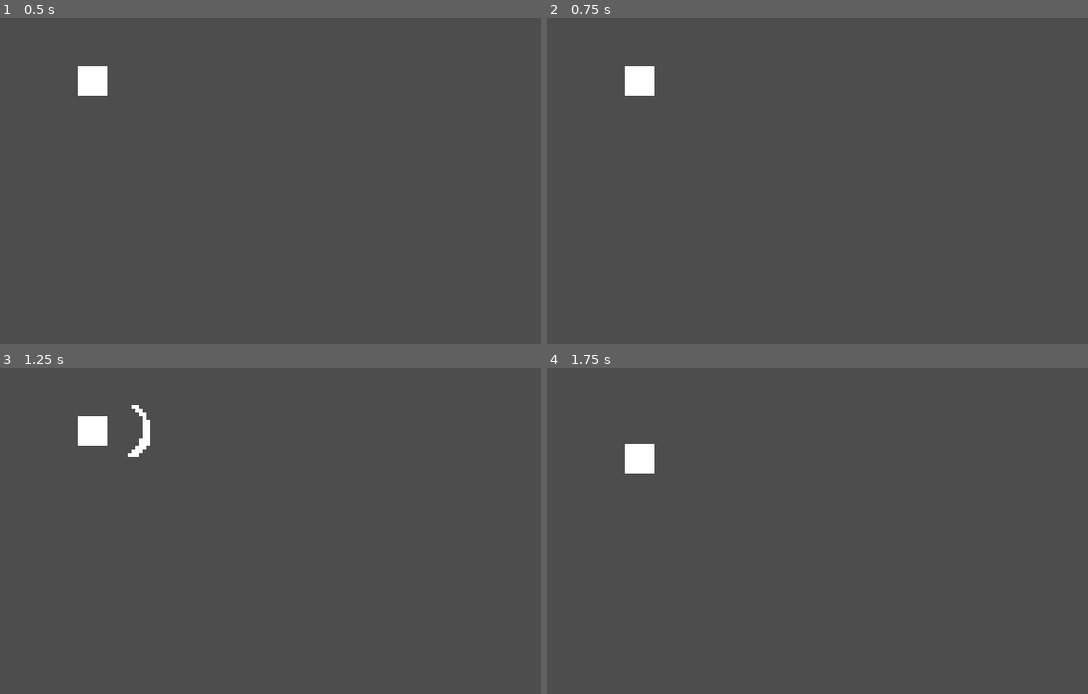
Above: before the commit, frames 1-4 (two rows, left to right).
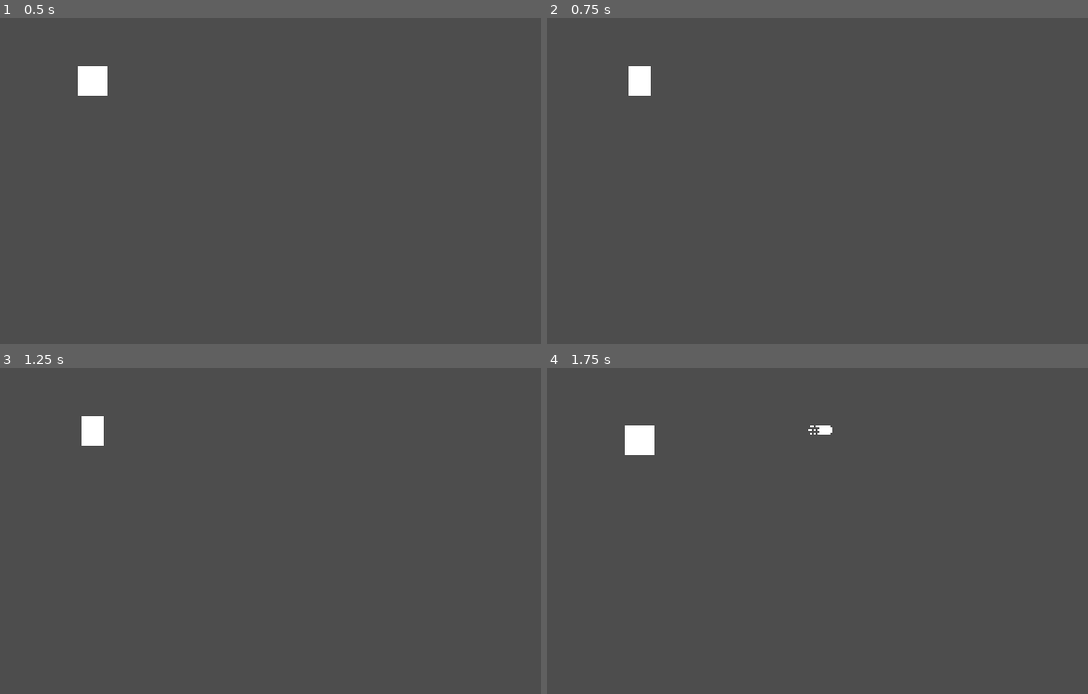
Above: after the commit, the same moments.

Repository: MortorG/WildJam67
Game: Godot game, scene res://Scenes/game.tscn
The game is run twice, just before and just after one commit, with the same random seed, the same clock (stepped at 60 frames per second) and the same inputs.
Inputs:
- Up to frame 1 (0.5 s): no input
- Up to frame 2 (0.75 s): tap Enter at 0.5 s; hold D (move_right) from 0.53 s (still down); hold J (slash) from 0.53 s (still down)
- Up to frame 3 (1.25 s): keep holding D (move_right); keep holding J (slash); tap K (shoot, bound only after the commit) at 0.8 s
- Up to frame 4 (1.75 s): tap Space at 1.25 s; release D (move_right) at 1.28 s; release J (slash) at 1.28 s; hold S (move_down) from 1.28 s (still down); tap K (shoot, bound only after the commit) at 1.35 s; tap J (slash) at 1.55 s

Frame 1 is identical in both runs. In frame 2, 0.1% of the frame differs, in the area x 14-20%, y 14-24%; in frame 3, 0.4%; in frame 4, 0.7%, in the area x 14-53%, y 17-33%.

Commit message:
Added Shooting
Added shooting a projectile and some small refactor

Diff:
--- a/Jam/Scenes/player.tscn
+++ b/Jam/Scenes/player.tscn
@@ -7,14 +7,20 @@
 [ext_resource type="Script" path="res://Scripts/Player/SlashState.gd" id="5_5otrx"]
 [ext_resource type="PackedScene" uid="uid://c3txl1it6w24b" path="res://Scenes/slash.tscn" id="6_vyje8"]
 [ext_resource type="Script" path="res://Scripts/HealthComponent.gd" id="6_xng8r"]
+[ext_resource type="Script" path="res://Scripts/Player/ShootState.gd" id="7_7k3g0"]
+[ext_resource type="PackedScene" uid="uid://c12nt5dkpto6n" path="res://Scenes/projectile.tscn" id="8_wgypr"]
 
 [sub_resource type="AtlasTexture" id="AtlasTexture_i2swy"]
 atlas = ExtResource("1_g8k6h")
 region = Rect2(0, 0, 16, 16)
 
-[sub_resource type="AtlasTexture" id="AtlasTexture_d2b2b"]
+[sub_resource type="AtlasTexture" id="AtlasTexture_34msw"]
 atlas = ExtResource("1_g8k6h")
-region = Rect2(0, 2, 16, 14)
+region = Rect2(0, 4, 16, 12)
+
+[sub_resource type="AtlasTexture" id="AtlasTexture_vx8r5"]
+atlas = ExtResource("1_g8k6h")
+region = Rect2(0, 0, 8, 8)
 
 [sub_resource type="AtlasTexture" id="AtlasTexture_bkxsh"]
 atlas = ExtResource("1_g8k6h")
@@ -35,7 +41,7 @@
 "texture": SubResource("AtlasTexture_i2swy")
 }, {
 "duration": 1.0,
-"texture": SubResource("AtlasTexture_d2b2b")
+"texture": SubResource("AtlasTexture_34msw")
 }],
 "loop": true,
 "name": &"move",
@@ -43,14 +49,13 @@
 }, {
 "frames": [{
 "duration": 1.0,
-"texture": ExtResource("1_g8k6h")
+"texture": SubResource("AtlasTexture_vx8r5")
+}],
+"loop": true,
+"name": &"shoot",
+"speed": 5.0
 }, {
-"duration": 1.0,
-"texture": SubResource("AtlasTexture_bkxsh")
-}, {
-"duration": 1.0,
-"texture": SubResource("AtlasTexture_bkxsh")
-}, {
+"frames": [{
 "duration": 1.0,
 "texture": SubResource("AtlasTexture_bkxsh")
 }],
@@ -68,7 +73,7 @@
 [node name="AnimatedSprite2D" type="AnimatedSprite2D" parent="."]
 texture_filter = 1
 sprite_frames = SubResource("SpriteFrames_a7qxu")
-animation = &"slash"
+animation = &"move"
 
 [node name="CollisionShape2D" type="CollisionShape2D" parent="."]
 shape = SubResource("CircleShape2D_xypcx")
@@ -94,7 +99,16 @@
 slashpos = NodePath("../../SlashPos")
 
 [node name="Timer" type="Timer" parent="StateMachine/slash"]
-wait_time = 0.2
+wait_time = 0.25
+
+[node name="shoot" type="Node" parent="StateMachine" node_paths=PackedStringArray("anim", "shootpos")]
+script = ExtResource("7_7k3g0")
+anim = NodePath("../../AnimatedSprite2D")
+projectile = ExtResource("8_wgypr")
+shootpos = NodePath("../../SlashPos")
+
+[node name="Timer" type="Timer" parent="StateMachine/shoot"]
+wait_time = 0.3
 
 [node name="HealthComponent" type="Node" parent="."]
 script = ExtResource("6_xng8r")
@@ -103,3 +117,4 @@
 position = Vector2(25, 0)
 
 [connection signal="timeout" from="StateMachine/slash/Timer" to="StateMachine/slash" method="_on_timer_timeout"]
+[connection signal="timeout" from="StateMachine/shoot/Timer" to="StateMachine/shoot" method="_on_timer_timeout"]
--- /dev/null
+++ b/Jam/Scenes/projectile.tscn
@@ -0,0 +1,32 @@
+[gd_scene load_steps=5 format=3 uid="uid://c12nt5dkpto6n"]
+
+[ext_resource type="Script" path="res://Scripts/Player/Projectile.gd" id="1_0212p"]
+[ext_resource type="Texture2D" uid="uid://b22set32o7xfv" path="res://Sprites/projectile.png" id="1_u6my2"]
+
+[sub_resource type="CapsuleShape2D" id="CapsuleShape2D_gd8pb"]
+
+[sub_resource type="SpriteFrames" id="SpriteFrames_fr4gu"]
+animations = [{
+"frames": [{
+"duration": 1.0,
+"texture": ExtResource("1_u6my2")
+}],
+"loop": true,
+"name": &"default",
+"speed": 5.0
+}]
+
+[node name="Node2D" type="Area2D"]
+script = ExtResource("1_0212p")
+speed = 200.0
+
+[node name="CollisionShape2D" type="CollisionShape2D" parent="."]
+shape = SubResource("CapsuleShape2D_gd8pb")
+
+[node name="AnimatedSprite2D" type="AnimatedSprite2D" parent="."]
+texture_filter = 1
+sprite_frames = SubResource("SpriteFrames_fr4gu")
+
+[node name="Timer" type="Timer" parent="."]
+
+[connection signal="timeout" from="Timer" to="." method="_on_timer_timeout"]
--- a/Jam/Scenes/slash.tscn
+++ b/Jam/Scenes/slash.tscn
@@ -1,6 +1,6 @@
 [gd_scene load_steps=5 format=3 uid="uid://c3txl1it6w24b"]
 
-[ext_resource type="Script" path="res://Scripts/Player/slash.gd" id="1_gcxos"]
+[ext_resource type="Script" path="res://Scripts/Player/Slash.gd" id="1_h22l4"]
 [ext_resource type="Texture2D" uid="uid://d0mecp4sln6av" path="res://Sprites/slash.png" id="2_ighhw"]
 
 [sub_resource type="RectangleShape2D" id="RectangleShape2D_ucuxr"]
@@ -17,7 +17,7 @@
 }]
 
 [node name="Slash" type="Area2D"]
-script = ExtResource("1_gcxos")
+script = ExtResource("1_h22l4")
 
 [node name="CollisionShape2D" type="CollisionShape2D" parent="."]
 shape = SubResource("RectangleShape2D_ucuxr")
--- a/Jam/Scripts/Player/IdleState.gd
+++ b/Jam/Scripts/Player/IdleState.gd
@@ -5,11 +5,12 @@
 func physics_update(_delta):
 	if Input.is_action_pressed("slash"):
 		transition.emit(self, "slash")
-		pass
-	var dir = Input.get_vector("move_left", "move_right", "move_up", "move_down")
-	if dir.length_squared() > 0:
-		transition.emit(self, "moving")
-		pass
+	elif Input.is_action_pressed("shoot"):
+		transition.emit(self, "shoot")
+	else:
+		var dir = Input.get_vector("move_left", "move_right", "move_up", "move_down")
+		if dir.length_squared() > 0:
+			transition.emit(self, "moving")
 
 func enter():
 	anim.play("idle")
--- a/Jam/Scripts/Player/MovingState.gd
+++ b/Jam/Scripts/Player/MovingState.gd
@@ -6,17 +6,18 @@
 @export var speed: float
 
 func physics_update(_delta):
-	var dir = Input.get_vector("move_left", "move_right", "move_up", "move_down")
 	if Input.is_action_pressed("slash"):
 		transition.emit(self, "slash")
-		pass
-	if dir.length_squared() == 0:
-		transition.emit(self, "idle")
-		pass
+	elif Input.is_action_pressed("shoot"):
+		transition.emit(self, "shoot")
 	else:
-		player.velocity = dir * speed
-		player.move_and_slide()
-		player.look_at(dir + player.global_position)
+		var dir = Input.get_vector("move_left", "move_right", "move_up", "move_down")
+		if dir.length_squared() == 0:
+			transition.emit(self, "idle")
+		else:
+			player.velocity = dir * speed
+			player.move_and_slide()
+			player.look_at(dir + player.global_position)
 
 func enter():
 	anim.play("move")
--- /dev/null
+++ b/Jam/Scripts/Player/Projectile.gd
@@ -0,0 +1,12 @@
+extends Area2D
+
+@export var speed : float
+
+func _ready():
+	$Timer.start()
+
+func _physics_process(delta):
+	position += Vector2.RIGHT.rotated(rotation) * speed * delta
+
+func _on_timer_timeout():
+	self.queue_free()
--- /dev/null
+++ b/Jam/Scripts/Player/ShootState.gd
@@ -0,0 +1,16 @@
+extends State
+
+@export var anim : AnimatedSprite2D
+@export var projectile : PackedScene
+@export var shootpos : Node2D
+
+func enter():
+	anim.play("shoot")
+	$Timer.start()
+	var s : Area2D = projectile.instantiate()
+	get_parent().get_parent().get_parent().add_child(s)
+	s.position = shootpos.global_position
+	s.rotation = shootpos.global_rotation
+
+func _on_timer_timeout():
+	transition.emit(self, "idle")
--- a/Jam/project.godot
+++ b/Jam/project.godot
@@ -52,3 +52,8 @@
 "events": [Object(InputEventKey,"resource_local_to_scene":false,"resource_name":"","device":-1,"window_id":0,"alt_pressed":false,"shift_pressed":false,"ctrl_pressed":false,"meta_pressed":false,"pressed":false,"keycode":0,"physical_keycode":74,"key_label":0,"unicode":106,"echo":false,"script":null)
 ]
 }
+shoot={
+"deadzone": 0.5,
+"events": [Object(InputEventKey,"resource_local_to_scene":false,"resource_name":"","device":-1,"window_id":0,"alt_pressed":false,"shift_pressed":false,"ctrl_pressed":false,"meta_pressed":false,"pressed":false,"keycode":0,"physical_keycode":75,"key_label":0,"unicode":107,"echo":false,"script":null)
+]
+}
Not shown: 1 places in Jam/Scenes/player.tscn that only renumber resources
Binary file added: Jam/Sprites/projectile.png
Not shown, added: Jam/Sprites/projectile.png.import
